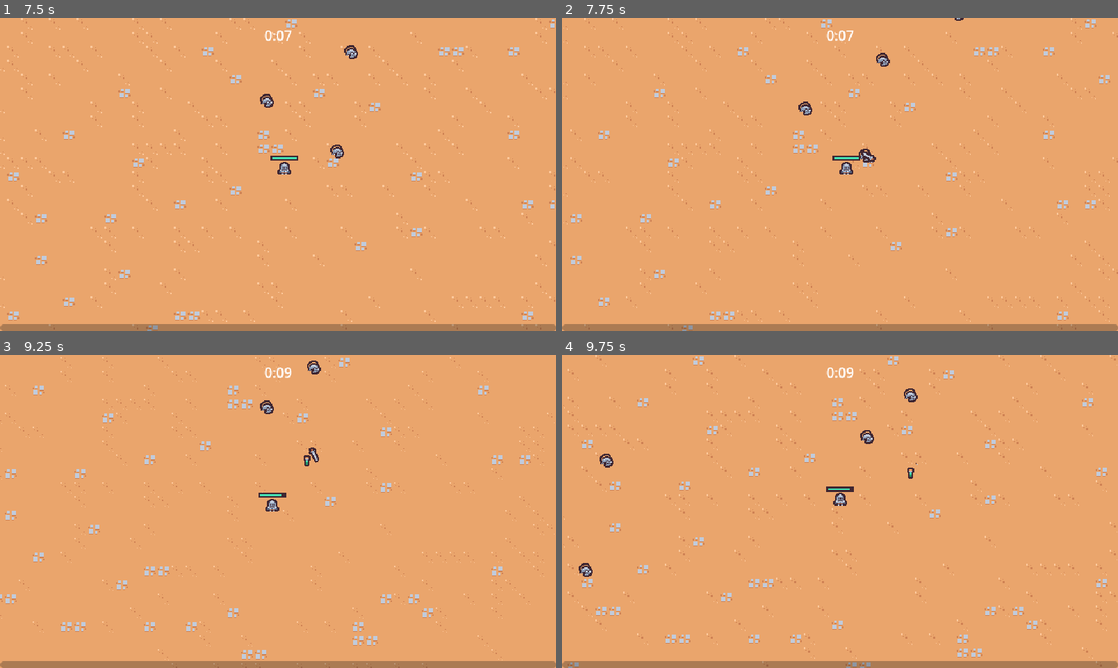
Above: before the commit, frames 1-4 (two rows, left to right).
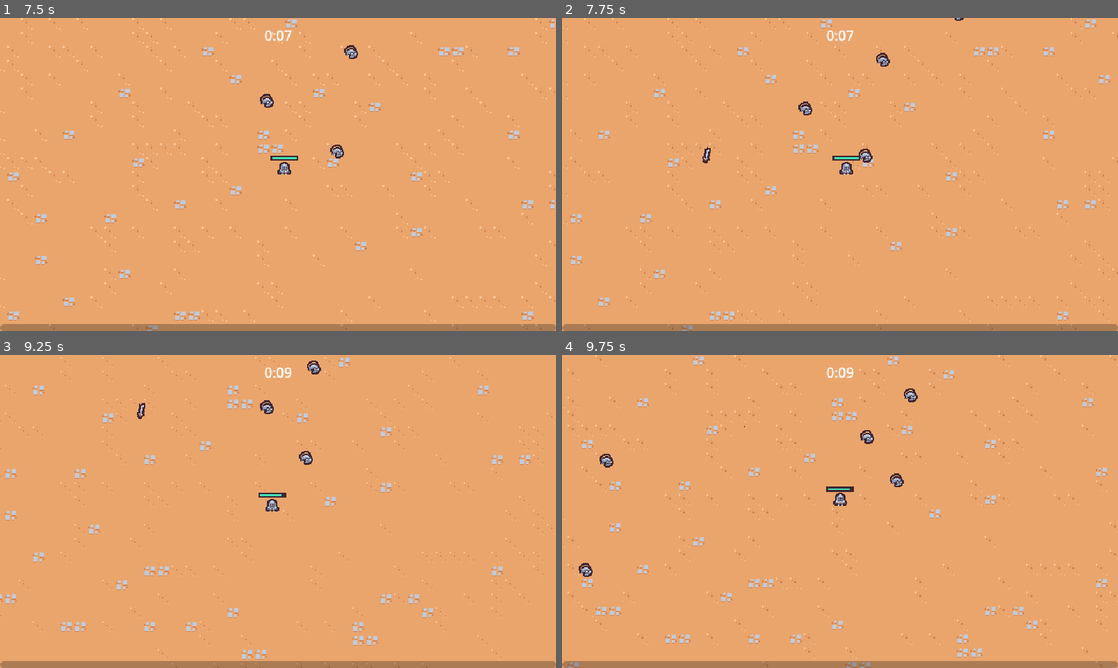
Above: after the commit, the same moments.

Repository: AntonMulder/2dsurvivorscourse
Game: Godot game, scene res://scenes/main/main.tscn
Two runs of this game, one before a commit and one after it. Both use one fixed random seed, a clock stepped at 60 frames per second and the inputs below.
Inputs (mouse positions are in pixels of both pictures, inside the frame that each line leads up to):
- Up to frame 1 (7.5 s): tap Enter at 0.5 s; move the mouse to (400, 158) at 0.52 s; press the mouse at (400, 158) at 0.53 s; hold D (move_right) 0.53-1.28 s; move the mouse to (166, 190) at 1.27 s; release the mouse at (166, 190) at 1.28 s; hold S (move_down) 1.28-2.03 s; click (166, 190) at 1.35 s; move the mouse to (333, 105) at 2.02 s; press the mouse at (333, 105) at 2.03 s; hold D (move_right) 2.03-2.78 s; move the mouse to (250, 237) at 2.77 s; release the mouse at (250, 237) at 2.78 s; hold W (move_up) 2.78-3.53 s; click (250, 237) at 2.85 s; move the mouse to (444, 221) at 3.52 s; press the mouse at (444, 221) at 3.53 s; hold A (move_left) 3.53-5.03 s; move the mouse to (111, 127) at 4.27 s; release the mouse at (111, 127) at 4.28 s; click (111, 127) at 4.35 s; move the mouse to (305, 174) at 5.02 s; press the mouse at (305, 174) at 5.03 s; hold S (move_down) 5.03-5.78 s; move the mouse to (194, 96) at 5.77 s; release the mouse at (194, 96) at 5.78 s; hold D (move_right) 5.78-6.53 s; click (194, 96) at 5.85 s; move the mouse to (400, 158) at 6.52 s; press the mouse at (400, 158) at 6.53 s; hold W (move_up) 6.53-7.28 s; move the mouse to (166, 190) at 7.27 s; release the mouse at (166, 190) at 7.28 s; hold D (move_right) from 7.28 s (still down); click (166, 190) at 7.35 s
- Up to frame 2 (7.75 s): keep holding D (move_right)
- Up to frame 3 (9.25 s): move the mouse to (333, 442) at 8.02 s; release D (move_right) at 8.03 s; press the mouse at (333, 442) at 8.03 s; hold S (move_down) 8.03-8.78 s; move the mouse to (250, 574) at 8.77 s; release the mouse at (250, 574) at 8.78 s; hold A (move_left) from 8.78 s (still down); click (250, 574) at 8.85 s
- Up to frame 4 (9.75 s): move the mouse to (1006, 558) at 9.52 s; release A (move_left) at 9.53 s; press the mouse at (1006, 558) at 9.53 s; hold W (move_up) from 9.53 s (still down)

Frame 1 is identical in both runs. In frame 2, less than 0.1% of the frame differs, in the area x 25-57%, y 41-47%; in frame 3, 0.2%, in the area x 24-58%, y 15-36%; in frame 4, 0.1%.
Error after the commit: Invalid access to property or key 'global_position' on a base object of type 'Nil'. (res://scenes/ability/sword_ability_controller/sword_ability_controller.gd:…

Commit message:
Fix some type hint errors

Diff:
--- a/project.godot
+++ b/project.godot
@@ -27,7 +27,6 @@
 gdscript/warnings/unsafe_method_access=1
 gdscript/warnings/unsafe_cast=1
 gdscript/warnings/unsafe_call_argument=1
-gdscript/warnings/return_value_discarded=1
 
 [display]
 
--- a/scenes/ability/sword_ability_controller/sword_ability_controller.gd
+++ b/scenes/ability/sword_ability_controller/sword_ability_controller.gd
@@ -13,6 +13,7 @@
 # Called when the node enters the scene tree for the first time.
 func _ready() -> void:
     base_wait_time = timer.wait_time
+    @warning_ignore("return_value_discarded")
     timer.timeout.connect(on_timer_timeout)
     GameEvents.ability_upgrade_added.connect(on_ability_upgrade_added)
 
@@ -21,7 +22,7 @@
     var player: CharacterBody2D = get_tree().get_first_node_in_group("player")
     if player == null:
         return
-    var enemies = get_tree().get_nodes_in_group("enemy")
+    var enemies: Array[Node] = get_tree().get_nodes_in_group("enemy")
 
     enemies = enemies.filter(
         func(enemy: BasicEnemey) -> bool:
@@ -55,13 +56,14 @@
     foreground_layer.add_child(sword_instance)
     sword_instance.hitbox_component.damage = damage
 
-    sword_instance.global_position = (enemies[0].global_position)
+    sword_instance.global_position = (enemies[0] as Player).global_position
     sword_instance.global_position += (
         Vector2.RIGHT.rotated(randf_range(0, TAU)) * 4
     )
 
     var enemy_direction: Vector2 = (
-        enemies[0].global_position - sword_instance.global_position
+        (enemies[0] as BasicEnemey).global_position
+        - sword_instance.global_position
     )
     sword_instance.rotation = enemy_direction.angle()
 
--- a/scenes/component/health_component.gd
+++ b/scenes/component/health_component.gd
@@ -5,14 +5,14 @@
 signal health_changed
 
 @export var max_health: float = 10
-var current_health
+var current_health: float
 
 
-func _ready():
+func _ready() -> void:
     current_health = max_health
 
 
-func damage(damage_amount: float):
+func damage(damage_amount: float) -> void:
     current_health -= damage_amount
     health_changed.emit()
     Callable(check_health).call_deferred()
@@ -24,7 +24,7 @@
     return min(current_health / max_health, 1)
 
 
-func check_health():
+func check_health() -> void:
     if current_health <= 0:
         died.emit()
         owner.queue_free()
